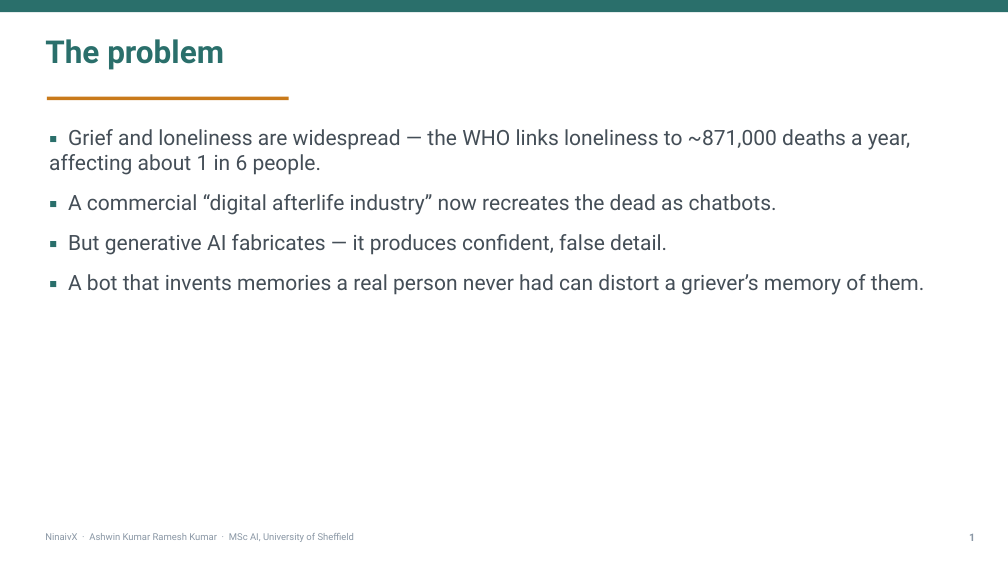
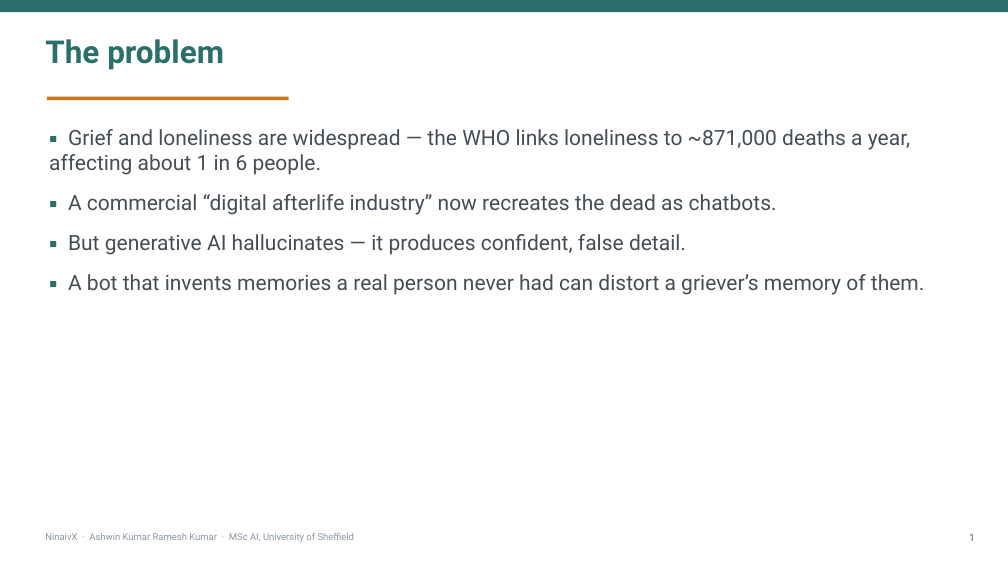
Before and after one commit to HITMAN-AK/NinaivX, a slide deck: slide 2 of backend/docs/report/NinaivX-Presentation-Full.pptx. Drawn at 1008x567 pixels with LibreOffice and Linux fonts; fonts in the diff are those of the drawing. Boxes give left, top, right and bottom in pixels: in the first picture for what was removed or moved away, otherwise in the second. Text is boxed around its words. In the diff, an @@ line names an element or a change of style, - is before the commit and + after.

```diff
--- a/backend/docs/report/NinaivX-Presentation-Full.pptx
+++ b/backend/docs/report/NinaivX-Presentation-Full.pptx
@@ text at [68, 234, 686, 255]: text changed @@
-▪ But generative AI fabricates — it produces confident, false detail.
+▪ But generative AI hallucinates — it produces confident, false detail.
```
Also in this commit, not shown: 5 other slides changed, 5 other files.
